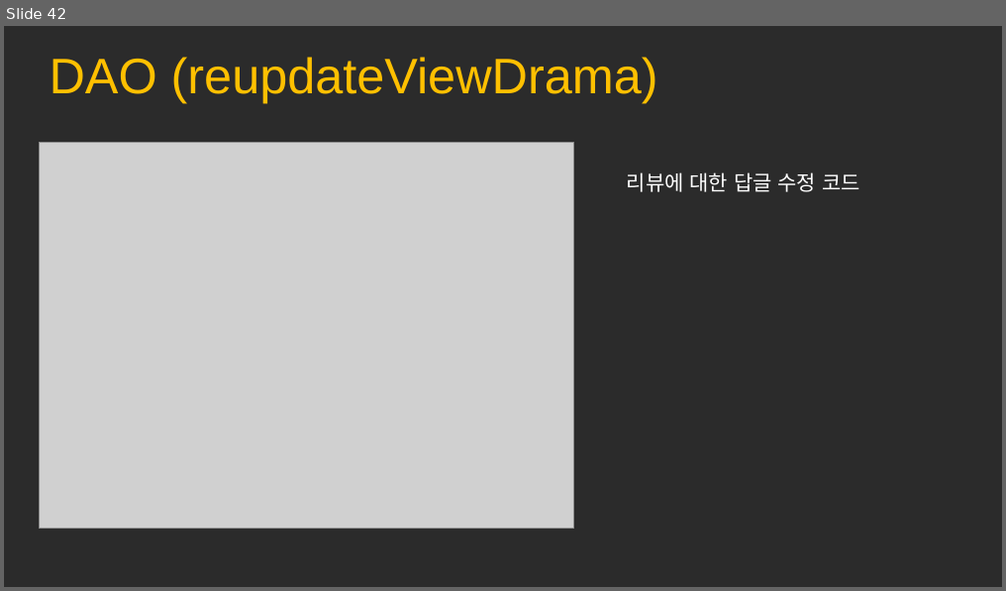
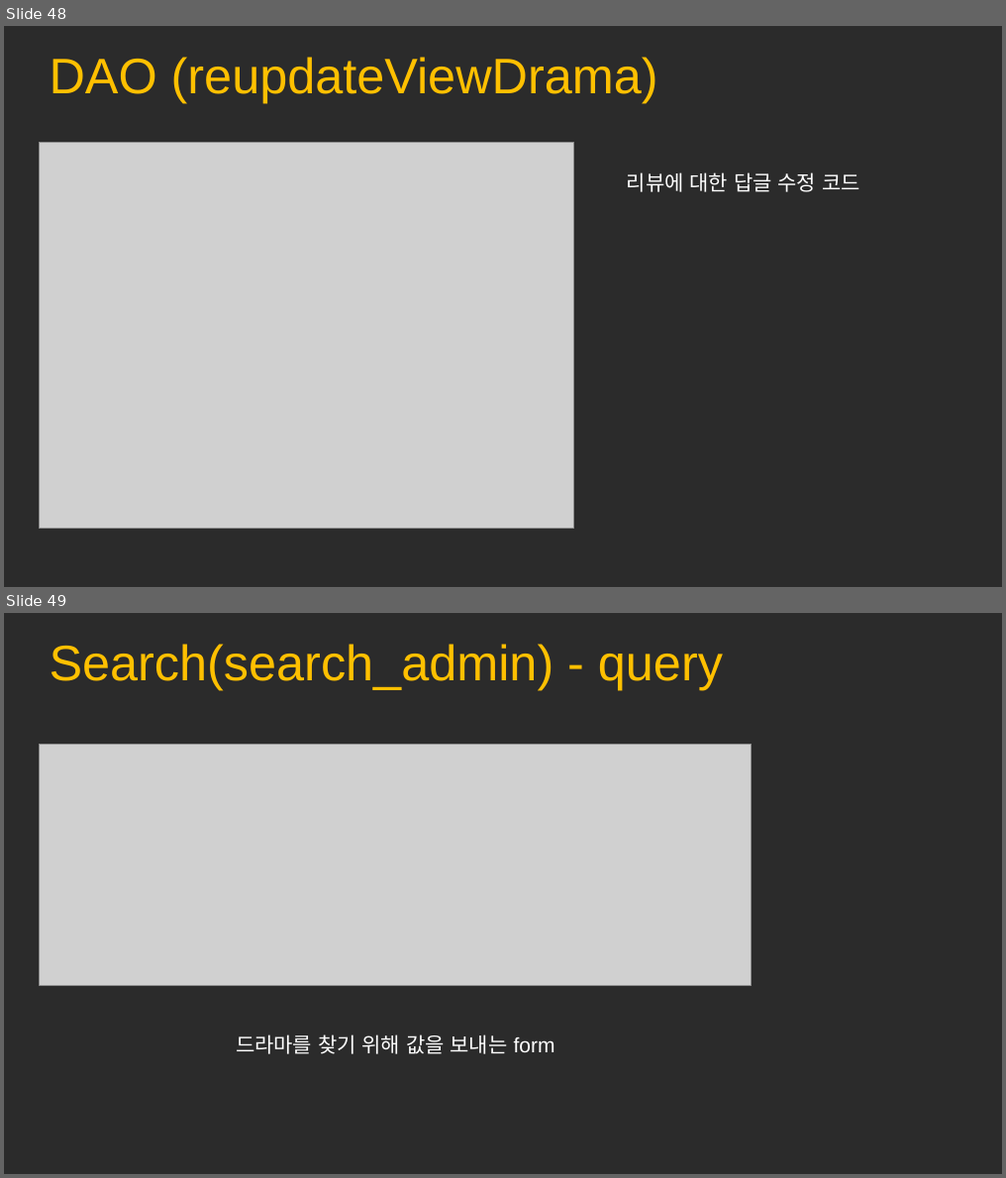
Before and after one commit to mina0502/portfolio, a slide deck: Drama/ppt/JSP.pptx. Shown one above the other, each under a label of ours: slide 42 before the commit, slides 48 and 49 after it. The pictures are 1006x591 and 1006x1178 pixels, drawn with LibreOffice and Linux fonts; fonts in the diff are those of the drawing; grey boxes stand for pictures; background and template pictures are left out; a plain dark background stands for a picture behind light text. Boxes give left, top, right and bottom in pixels: in the first picture for what was removed or moved away, otherwise in the second. Text is boxed around its words. In the diff, an @@ line names an element or a change of style, - is before the commit and + after.

```diff
--- a/Drama/ppt/JSP.pptx
+++ b/Drama/ppt/JSP.pptx
@@ slide 49 added at (x1=4, y1=613, x2=1002, y2=1174), background picture (left out) @@
@@ text added at (x1=50, y1=644, x2=723, y2=690), 36 pt, text #FFC000 @@
+Search(search_admin) - query
@@ picture added at (x1=39, y1=745, x2=751, y2=986) @@
@@ text added at (x1=236, y1=1035, x2=555, y2=1055), 15 pt, text #FFFFFF @@
+드라마를 찾기 위해 값을 보내는 form
@@ what was slide 42 is now slide 48 @@
```
Also in this commit, not shown: 1 slide changed, 8 other slides added, 1 slide removed.
